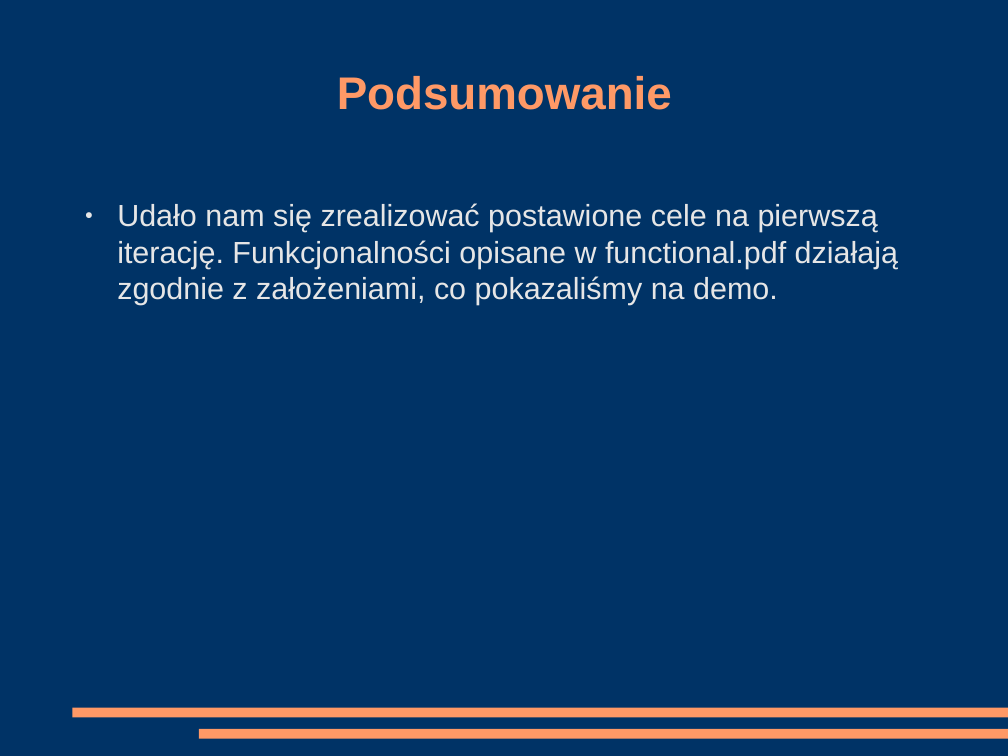
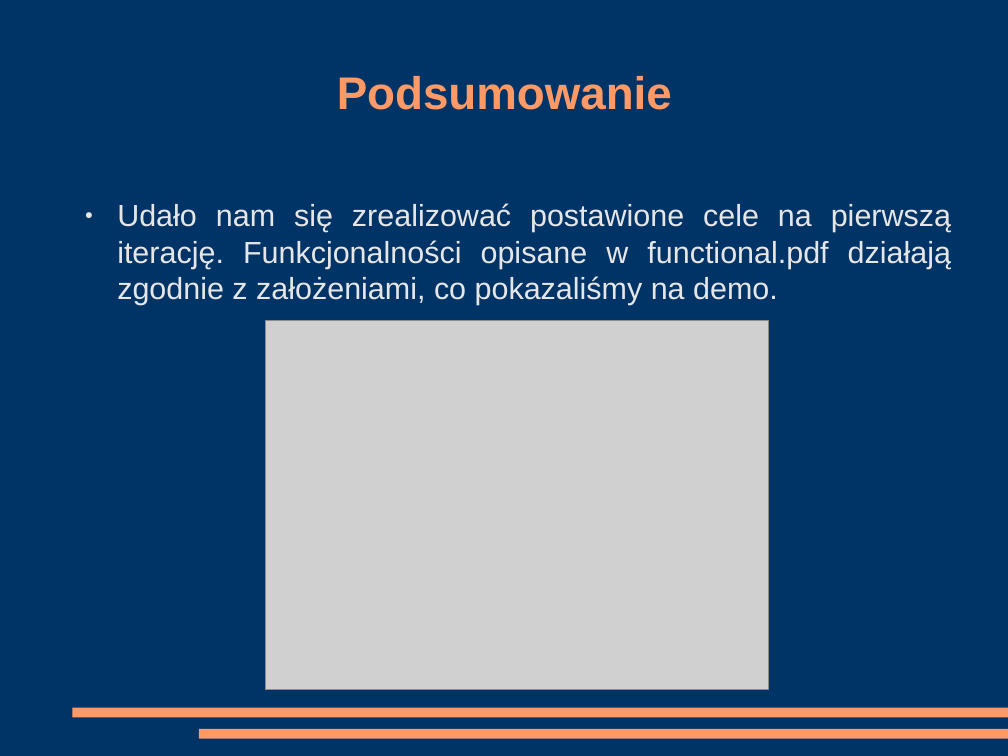
Before and after one commit to kanadas/IO, a slide deck: slide 12 of Iteracja_I_prezentacja.odp (slide 10 before the commit). Drawn at 1008x756 pixels with LibreOffice and Linux fonts; fonts in the diff are those of the drawing; grey boxes stand for pictures. Boxes give left, top, right and bottom in pixels: in the first picture for what was removed or moved away, otherwise in the second. Text is boxed around its words. In the diff, an @@ line names an element or a change of style, - is before the commit and + after.

Commit message:
Paper functional contains info about second iteration

```diff
--- a/Iteracja_I_prezentacja.odp
+++ b/Iteracja_I_prezentacja.odp
@@ text "Udało nam się zrealizować postawione ..." at (x1=117, y1=203, x2=951, y2=305): alignment left to justified @@
@@ picture added at (x1=265, y1=320, x2=768, y2=690) @@
```
Also in this commit, not shown: 6 other slides changed, 4 slides added, 1 slide removed, 5 other files.
